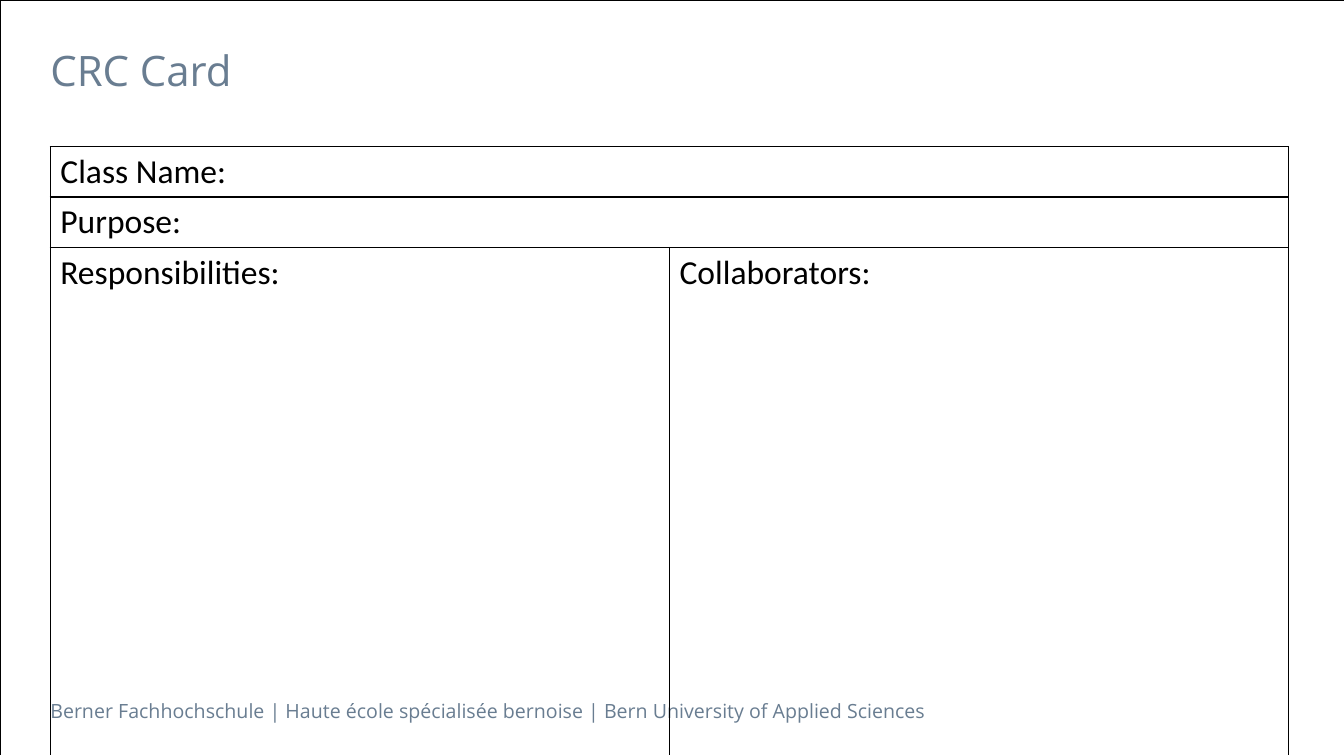
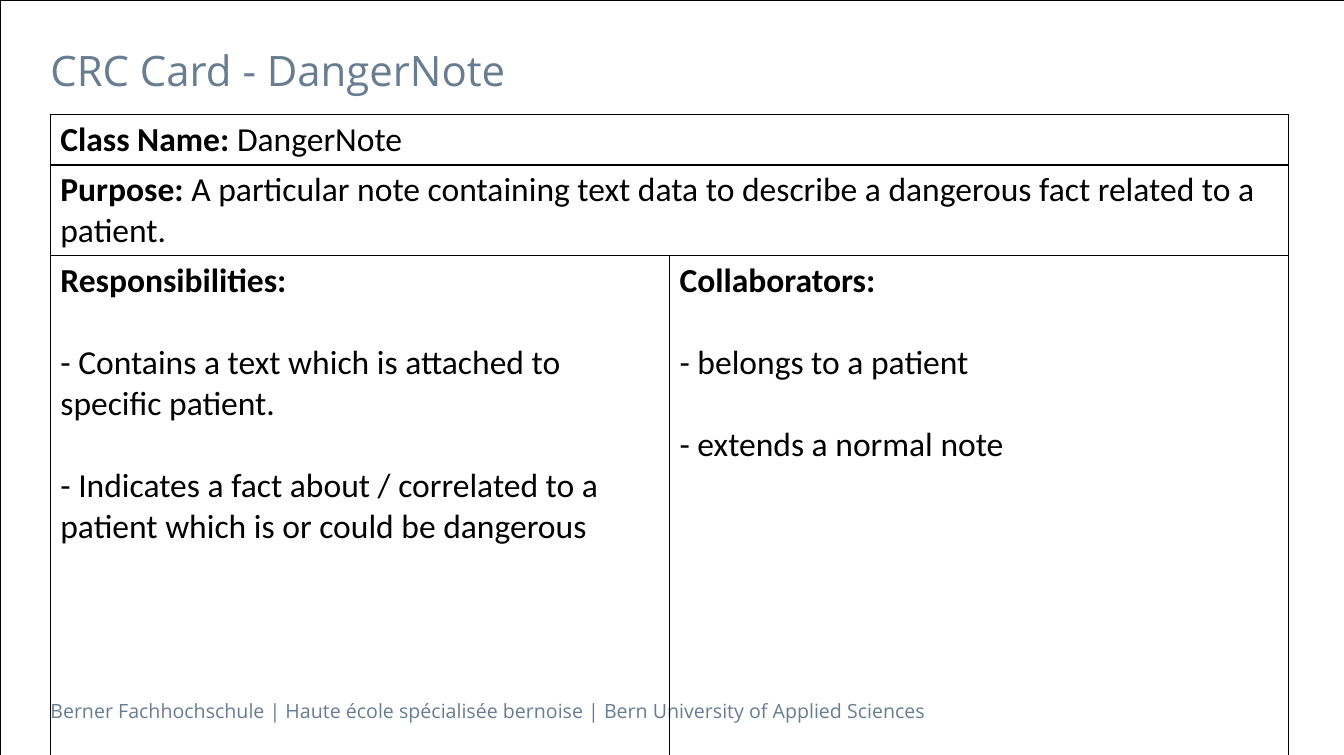
Before and after one commit to jntme/ch.bfh.btx8081.w2017.blue, a slide deck: slide 5 of CaseStudies/CaseStudy2/doc/02-DomainModelAndSequenceDiagram/Task_2_Presentation.pptx. Drawn at 1344x755 pixels with LibreOffice and Linux fonts; fonts in the diff are those of the drawing. Boxes give left, top, right and bottom in pixels: in the first picture for what was removed or moved away, otherwise in the second. Text is boxed around its words. In the diff, an @@ line names an element or a change of style, - is before the commit and + after.

Commit message:
add my crc card to presentation

```diff
--- a/CaseStudies/CaseStudy2/doc/02-DomainModelAndSequenceDiagram/Task_2_Presentation.pptx
+++ b/CaseStudies/CaseStudy2/doc/02-DomainModelAndSequenceDiagram/Task_2_Presentation.pptx
@@ title at (50,54,505,96): text changed @@
-CRC Card
+CRC Card - DangerNote
@@ table at (50,115,1289,685) @@
-row 1, column 1: Class Name:
+row 1, column 1: Class Name: DangerNote
-row 2, column 1: Purpose:
+row 2, column 1: Purpose: A particular note containing text data to describe a dangerous fact related to a patient.
-row 3, column 1: Responsibilities:
+row 3, column 1: Responsibilities: / - Contains a text which is attached to specific patient. / - Indicates a fact about / correlated to a patient which is or could be dangerous
-row 3, column 2: Collaborators:
+row 3, column 2: Collaborators: / - belongs to a patient / - extends a normal note
@@ table: place and size @@
-table at (50,147,1289,661)
+table at (50,115,1289,685)
```
Also in this commit, not shown: 1 other slide changed.
